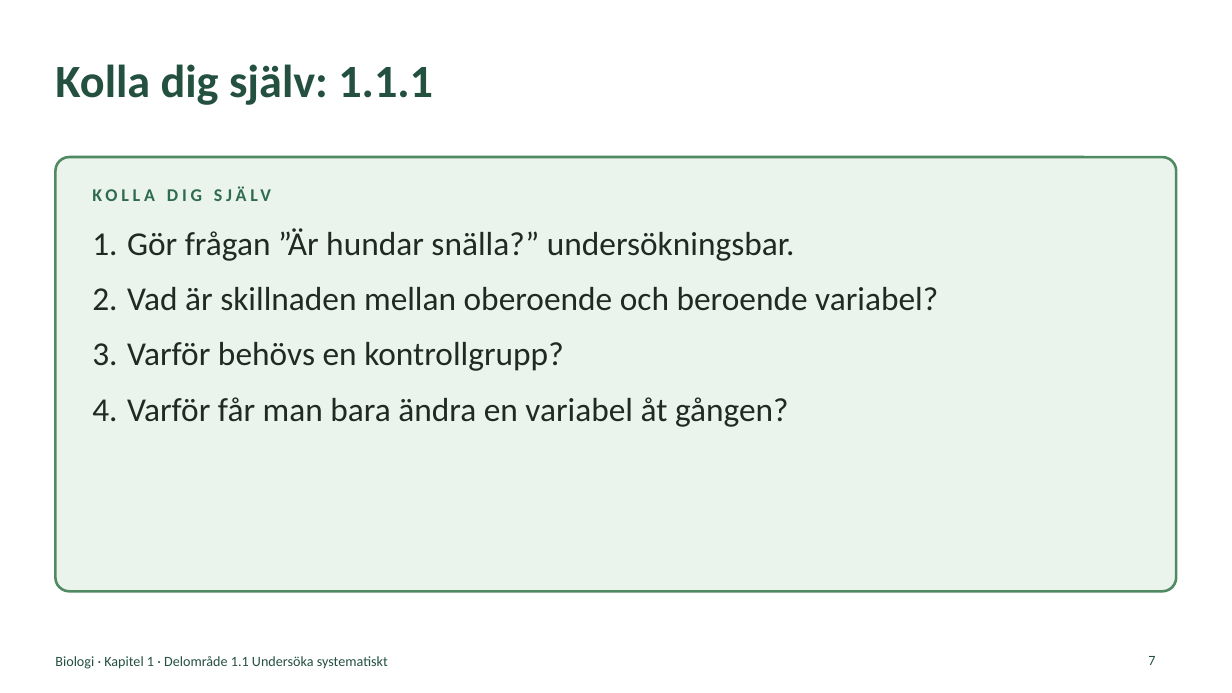
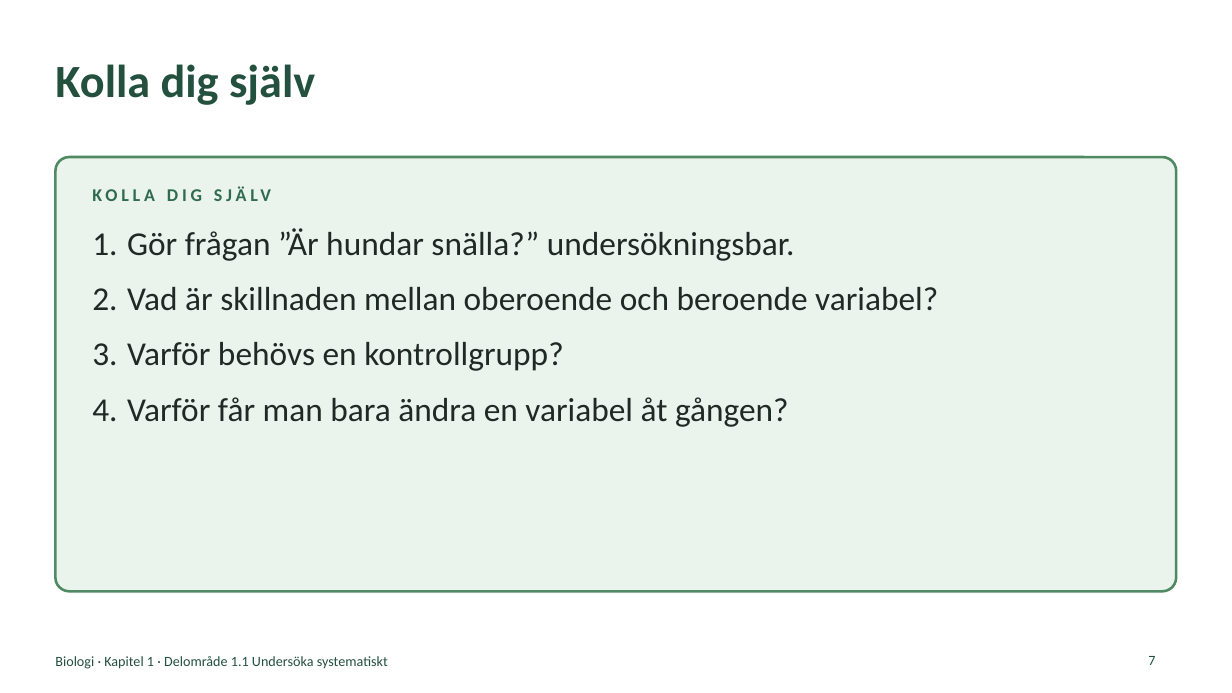
Before and after one commit to sweviktor95/pluggis, a slide deck: slide 7 of planering/biologi-omrade1/biologi-1-1-undersoka-systematiskt.pptx. Drawn at 1232x693 pixels with LibreOffice and Linux fonts; fonts in the diff are those of the drawing. Boxes give left, top, right and bottom in pixels: in the first picture for what was removed or moved away, otherwise in the second. Text is boxed around its words. In the diff, an @@ line names an element or a change of style, - is before the commit and + after.

```diff
--- a/planering/biologi-omrade1/biologi-1-1-undersoka-systematiskt.pptx
+++ b/planering/biologi-omrade1/biologi-1-1-undersoka-systematiskt.pptx
@@ title at box(55, 64, 315, 105): text changed @@
-Kolla dig själv: 1.1.1
+Kolla dig själv
```
Also in this commit, not shown: 6 other slides changed, 14 other files.
